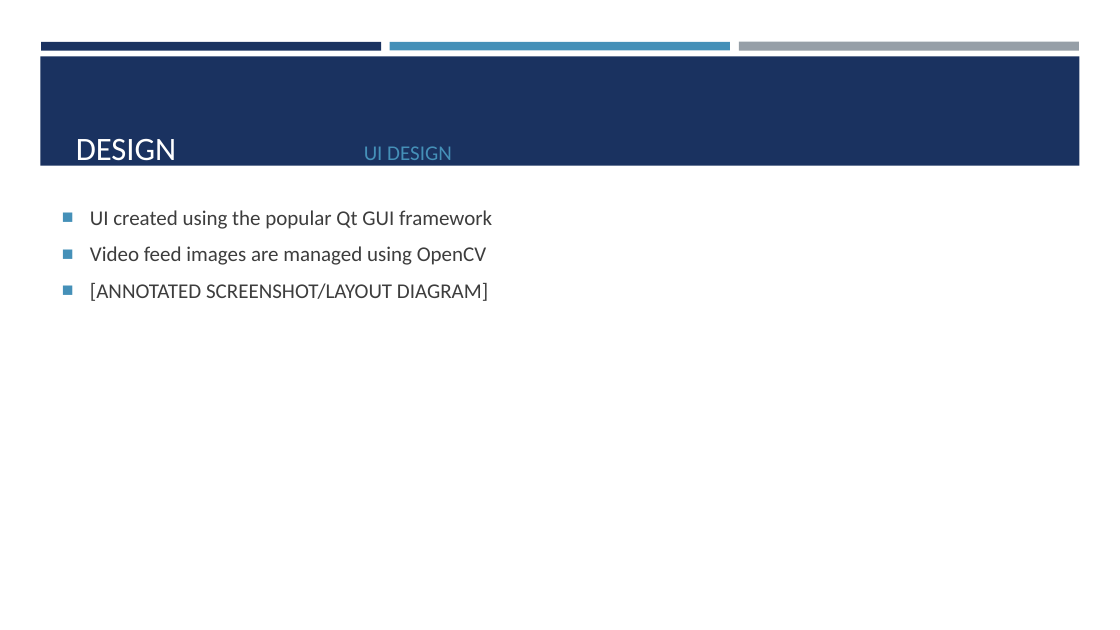
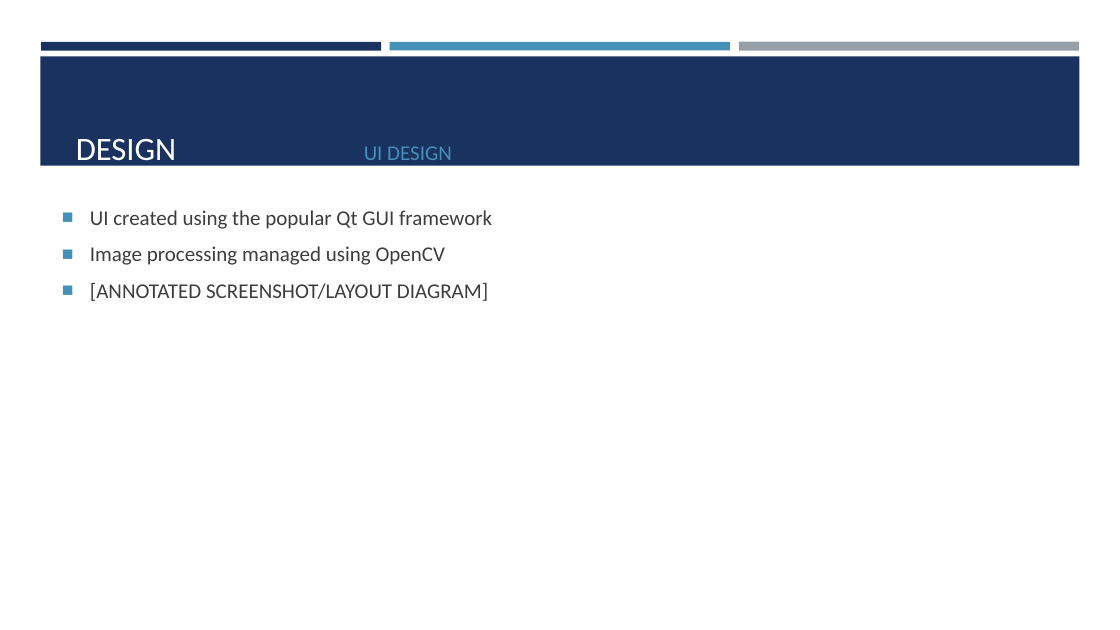
Before and after one commit to ajewers/SwarmDebug, a slide deck: slide 10 of Presentation/Project Presentation.pptx. Drawn at 1120x630 pixels with LibreOffice and Linux fonts; fonts in the diff are those of the drawing. Boxes give left, top, right and bottom in pixels: in the first picture for what was removed or moved away, otherwise in the second. Text is boxed around its words. In the diff, an @@ line names an element or a change of style, - is before the commit and + after.

```diff
--- a/Presentation/Project Presentation.pptx
+++ b/Presentation/Project Presentation.pptx
@@ text at (x1=90, y1=246, x2=445, y2=265): text changed @@
-■ Video feed images are managed using OpenCV
+■ Image processing managed using OpenCV
```
Also in this commit, not shown: 5 other slides changed, 1 other file.
